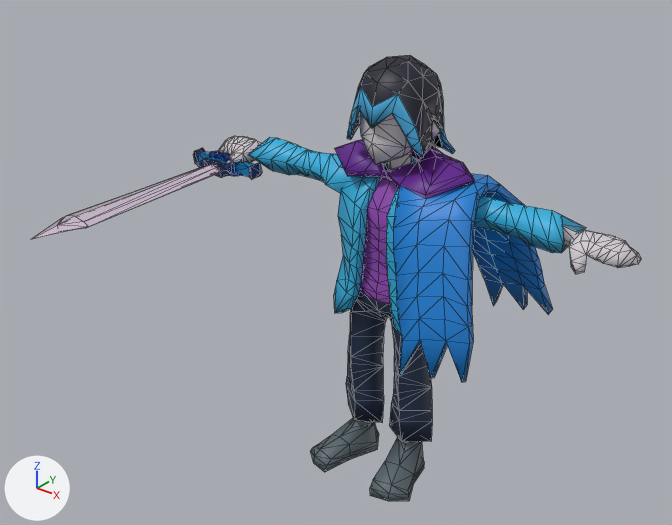
Two versions of the glTF model Assets/Models/Characters/infinity.glb, one commit apart.
Rendered twice from a camera (50 mm lens) standing at (2.04, -2.91, 2.71) and looking at (-0.05, -0.3, 1.09). The axes (+X, +Y, +Z) are drawn at lower left. The lights are the same throughout. Mesh edges are drawn as thin lines. Where no turn or scale is listed for an object, it has been applied to the vertices.

In view in the first picture: 'Arm', 'Blade', 'Body', 'Cape', 'Hair', 'Hand', 'Head', 'Jacket'.
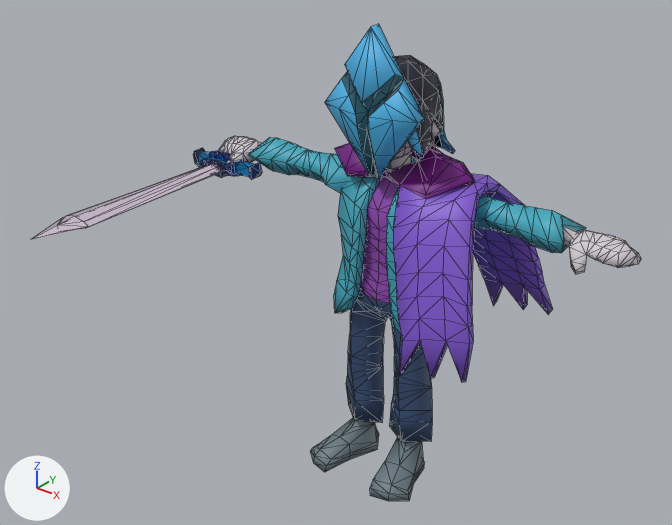
Where the change shows, as pixel boxes (x1, y1, x2, y2) in the pictures (672 x 525 px):
'Cape', surface changed (blue to purple): (335, 139, 553, 382) in both
'Body', surface changed: (311, 152, 432, 501) in both
'Helmet', added: after (325, 24, 424, 179)
'Arm', surface changed: (248, 137, 586, 251) in both
'Jacket', surface changed: (334, 156, 415, 334) in both

Edits to the bpy script that builds the scene:
```text
Add img_infinity_infinity:
    img_infinity_infinity = load_image('infinity_infinity', '_unpacked/infinity_infinity', 64, 64, 'sRGB')
Change mat_infinity:
    mat_infinity.texture: img_infinity -> img_infinity_infinity
Change mat_infinity_001:
    where n4 = _N.new('ShaderNodeTexImage'); n4.name = 'Image Texture'
    n4.image: img_infinity -> img_infinity_infinity
Add me_plane:
    me_plane.from_pydata(...)  # 66 vertices, 108 faces; spans x -0.22..0.22, y -0.236..0.177, z 1.05..1.648
    me_plane.materials.append(mat_infinity_001)
Add ob_helmet:
    ob_helmet = bpy.data.objects.new('Helmet', me_plane)
    ob_helmet.location = (-0.002, 0.021, 0.356)
```
